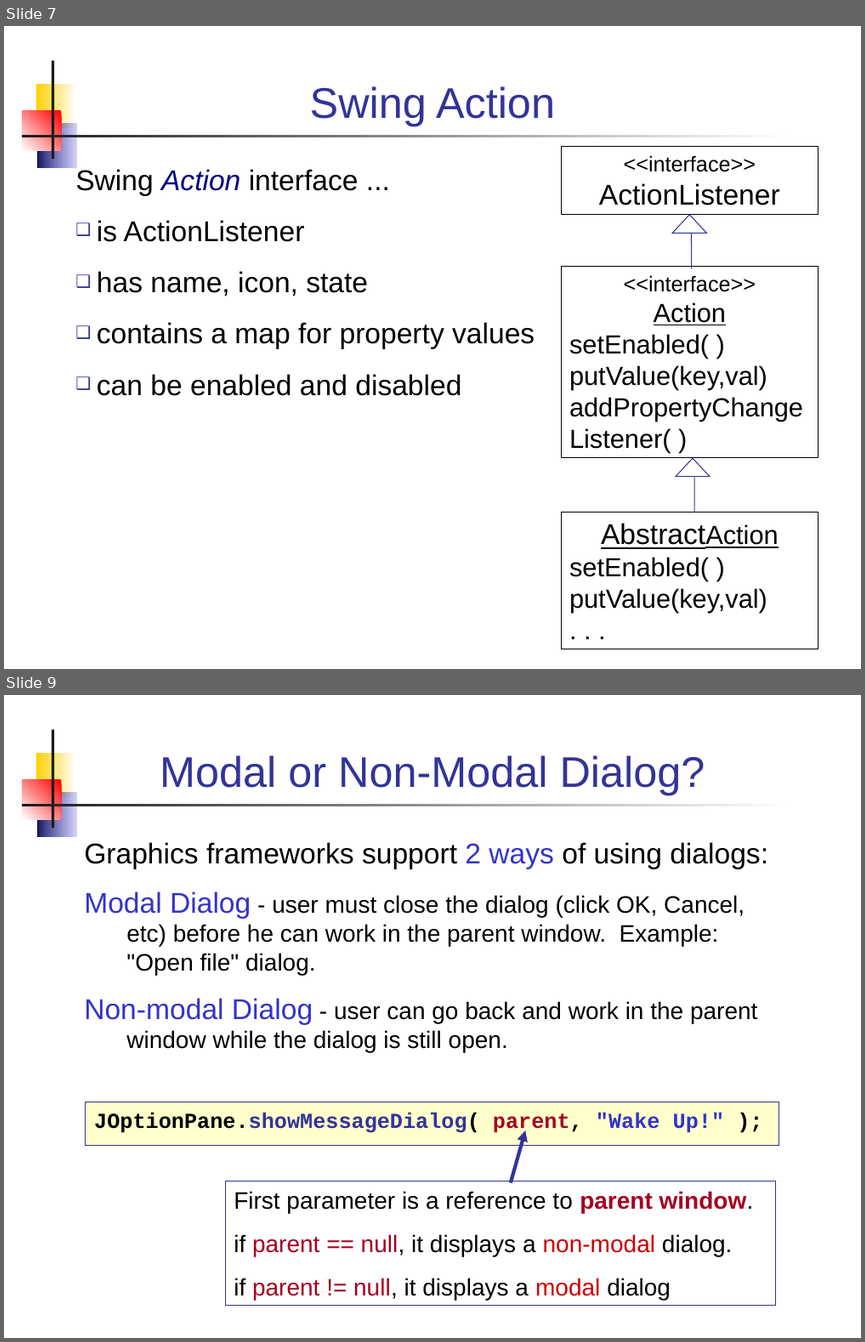
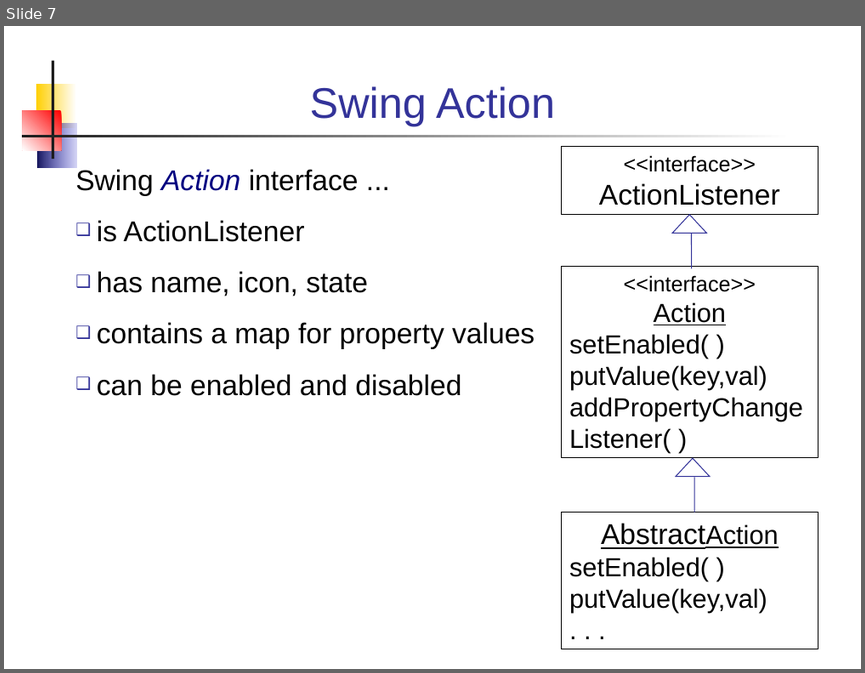
Before and after one commit to skeoop/skeoop.github.io, a slide deck: week7/Graphics-3-Actions-and-Commands.ppt. Shown one above the other, each under a label of ours: slides 7 and 9 before the commit, slide 7 after it; the slides between them are not shown. The pictures are 865x1342 and 865x673 pixels, drawn with LibreOffice and Linux fonts; fonts in the diff are those of the drawing. Boxes give left, top, right and bottom in pixels: in the first picture for what was removed or moved away, otherwise in the second. Text is boxed around its words. In the diff, an @@ line names an element or a change of style, - is before the commit and + after.

```diff
--- a/week7/Graphics-3-Actions-and-Commands.ppt
+++ b/week7/Graphics-3-Actions-and-Commands.ppt
@@ slide 9 removed at [4,695,861,1338], background #FFFFFF; not listed: 5 template elements that a slide beside it also shows @@
@@ title removed at [160,755,705,795] @@
-Modal or Non-Modal Dialog?
@@ text removed at [84,842,768,1053] @@
-Graphics frameworks support 2 ways of using dialogs:
-Modal Dialog - user must close the dialog (click OK, Cancel, etc) before he can work in the parent window. Example: "Open file" dialog.
-Non-modal Dialog - user can go back and work in the parent window while the dialog is still open.
@@ text removed at [86,1102,779,1145] @@
-JOptionPane.showMessageDialog( parent, "Wake Up!" );
@@ arrow removed from (511, 1181) to (525, 1130) @@
@@ rectangle removed at [225,1181,775,1305] @@
-First parameter is a reference to parent window.
-if parent == null, it displays a non-modal dialog.
-if parent != null, it displays a modal dialog
```
Also in this commit, not shown: 1 slide added, 13 other slides removed, 4 other files.
